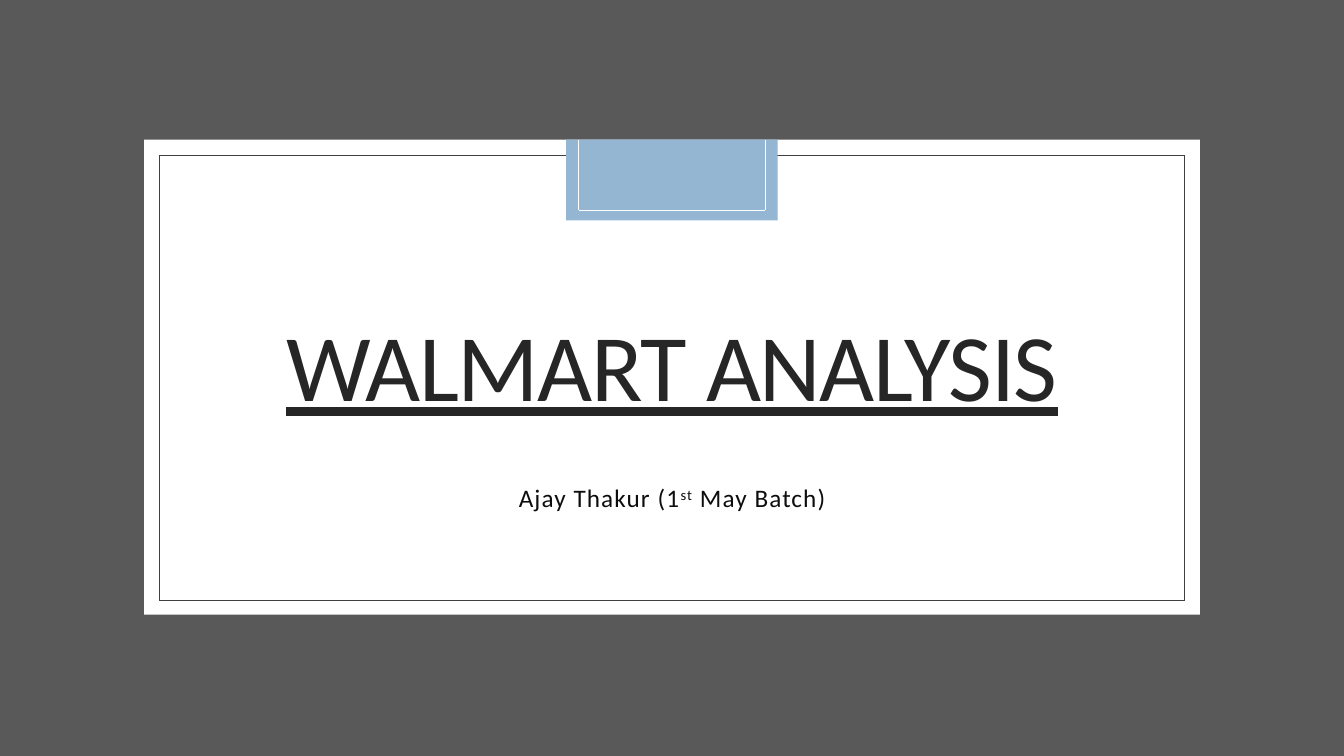
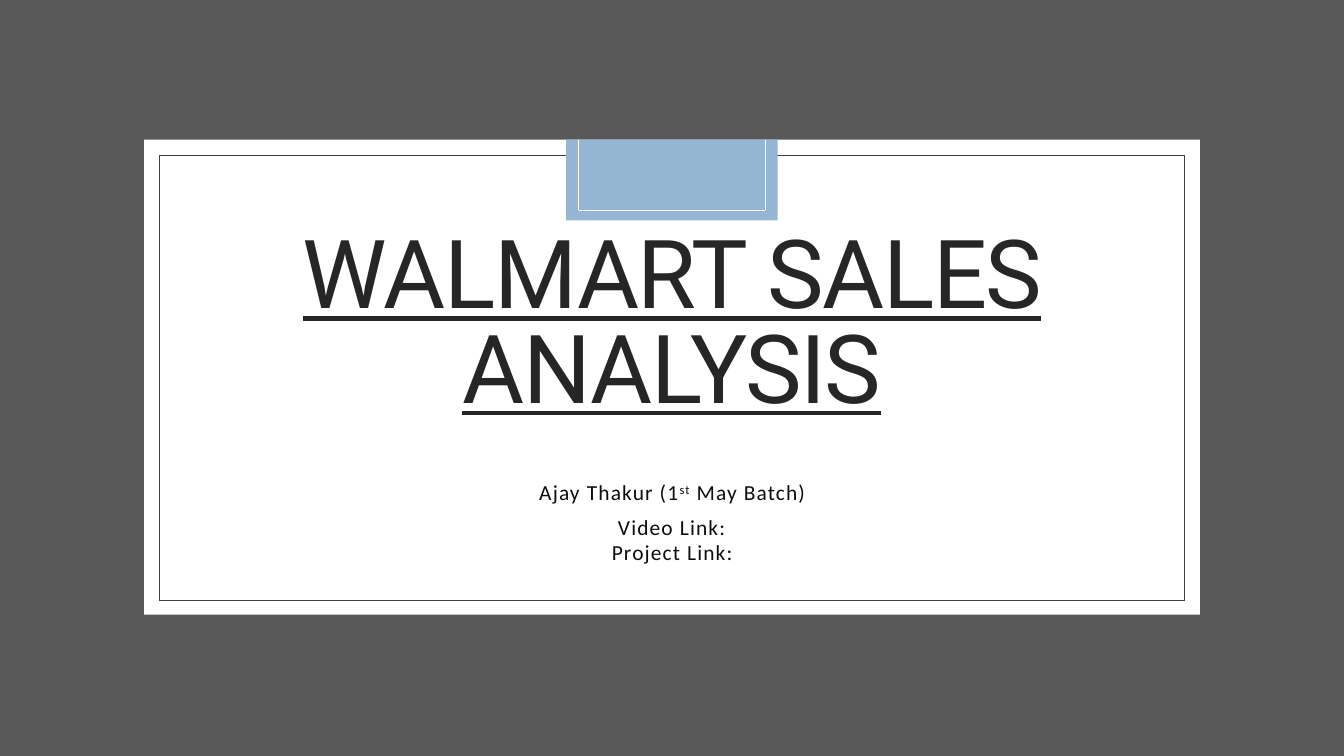
Before and after one commit to ajaythakur958/Walmart-Sales-analysis, a slide deck: slide 1 of Walmart analysis.pptx. Drawn at 1344x756 pixels with LibreOffice and Linux fonts; fonts in the diff are those of the drawing; background and template pictures are left out. Boxes give left, top, right and bottom in pixels: in the first picture for what was removed or moved away, otherwise in the second. Text is boxed around its words. In the diff, an @@ line names an element or a change of style, - is before the commit and + after.

```diff
--- a/Walmart analysis.pptx
+++ b/Walmart analysis.pptx
@@ title at <box>303,239,1042,415</box>: text changed; font Calibri to Roboto @@
-WALMART ANALYSIS
+WALMART SALES ANALYSIS
@@ subtitle at <box>539,484,805,504</box>: size 18 to 15.3 pt in "Ajay Thakur (1st May Batch)"; line spacing 1.1 to 1 @@
@@ subtitle at <box>612,520,732,564</box>: paragraph added @@
+Video Link:
+Project Link:
```
Also in this commit, not shown: 1 other slide changed, 5 slides added, 1 slide removed, 2 other files.
